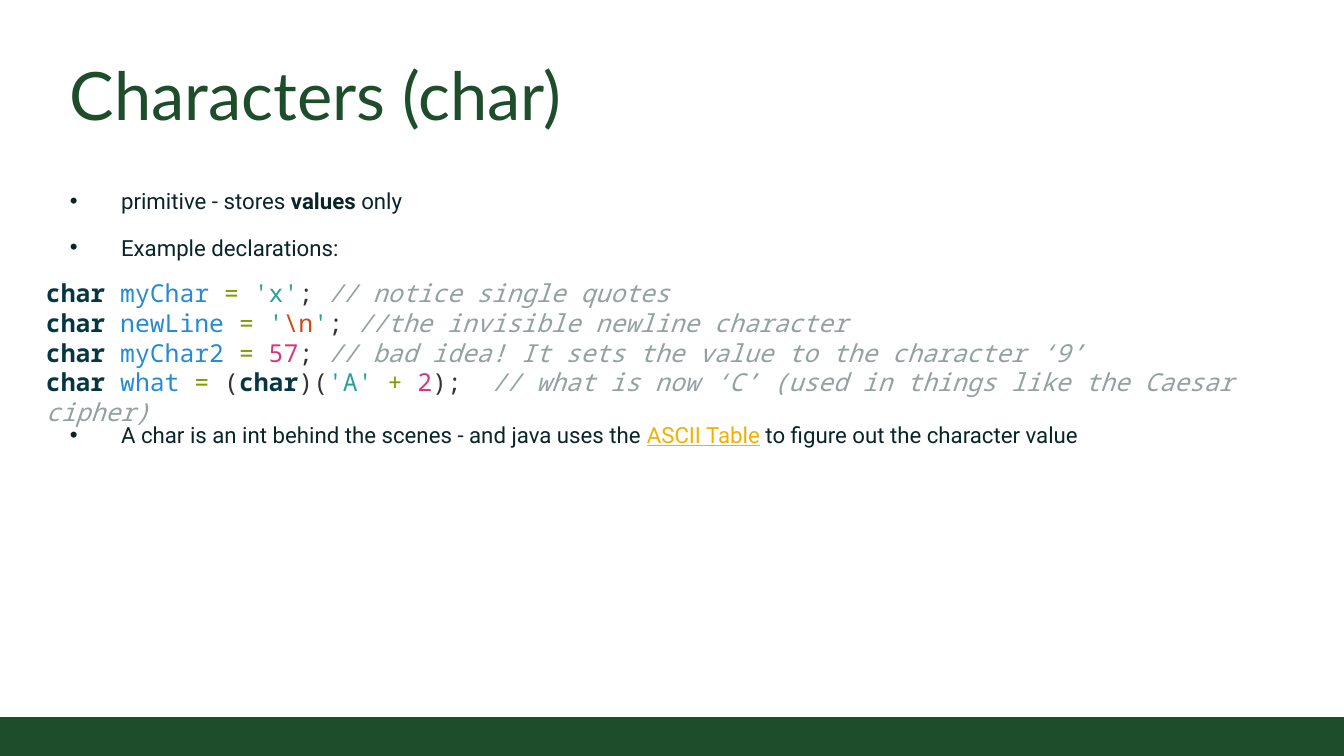
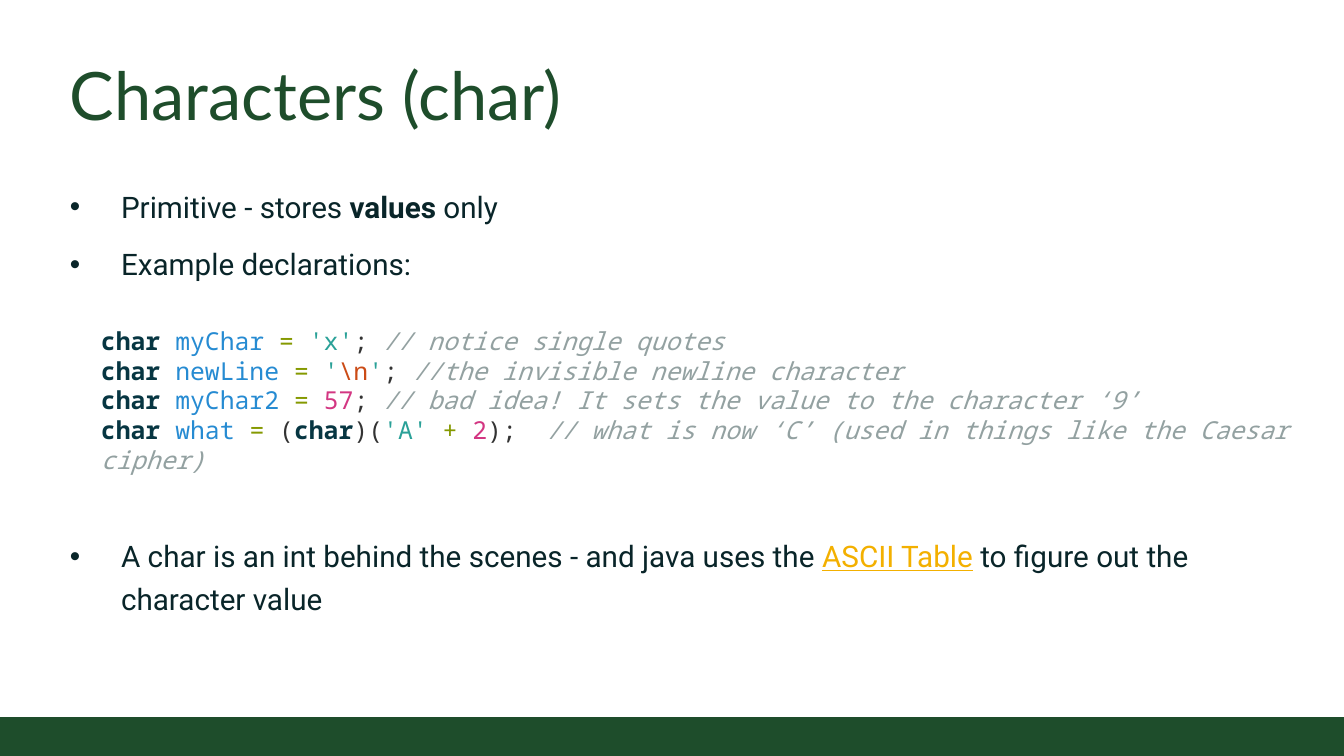
Before and after one commit to CSU-CompSci-CS163-4/Handouts, a slide deck: slide 4 of slides/On-Campus/02_03_CharactersAndStrings.pptx. Drawn at 1344x756 pixels with LibreOffice and Linux fonts; fonts in the diff are those of the drawing; background and template pictures are left out. Boxes give left, top, right and bottom in pixels: in the first picture for what was removed or moved away, otherwise in the second. Text is boxed around its words. In the diff, an @@ line names an element or a change of style, - is before the commit and + after.

Commit message:
Characters and Strings Lecture update

```diff
--- a/slides/On-Campus/02_03_CharactersAndStrings.pptx
+++ b/slides/On-Campus/02_03_CharactersAndStrings.pptx
@@ text at (x1=121, y1=195, x2=497, y2=225): text changed; size 18 to 24 pt @@
-• primitive - stores values only
+• Primitive - stores values only
@@ text at (x1=121, y1=252, x2=1189, y2=611): size 18 to 24 pt in "Example declarations:", "A char is an int behind the ..." @@
@@ text "char myChar = 'x'; // ..." moved from (x1=46, y1=283, x2=1233, y2=397) to (x1=101, y1=331, x2=1288, y2=445) @@
```
Also in this commit, not shown: 9 other slides changed, 5 slides added.
